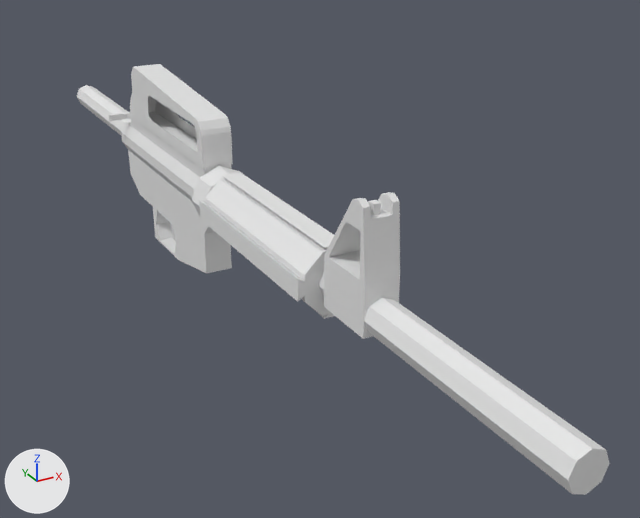
Two versions of the Blender file game_objects/items/weapons/fic_rifles/s5/s5.blend, one commit apart.
Both versions are drawn from a 50 mm camera at (-0.266, -0.708, 0.25) aimed at (0.072, -0.093, -0.057). The lights are fixed; the arrows at lower left show +X, +Y and +Z.

Objects in the first picture: 'Cube', 'Reciever', 'S5', 'handguard', 'sights'.
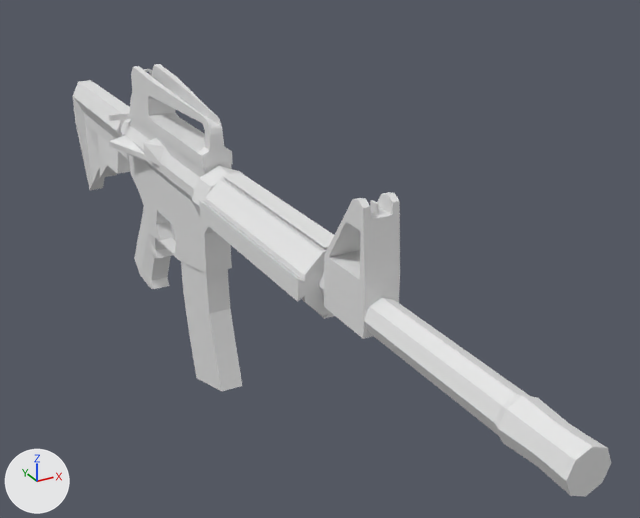
The change, as a diff of the scene's bpy script:
```diff
--- a/game_objects/items/weapons/fic_rifles/s5/s5.blend.py
+++ b/game_objects/items/weapons/fic_rifles/s5/s5.blend.py
@@ me_cylinder @@
 # used by ob_s5; location = (0.0, -0.0581, 0.0); rotation_euler = (1.571, 0.0, 0.0), in degrees (90, 0, 0)
-me_cylinder.from_pydata(...)  # 16 vertices, 10 faces; spans x -0.013..0.013, y -0.013..0.013, z -0.419..0.419
+me_cylinder.from_pydata(...)  # 40 vertices, 34 faces; spans x -0.014..0.014, y -0.014..0.014, z -0.419..0.419
+# me_cylinder part 1
+# 8 faces are deleted
+# 8 vertices move from x -0.013..0.013, y -0.013..0.013, z 0.419 to x -0.014..0.014, y -0.014..0.014, z 0.419
+# 16 vertices are added at x -0.014..0.014, y -0.014..0.014, z 0.372..0.396
+# 8 new vertices lie (0.0, 0.0, 0.787) away from vertices in x -0.013..0.013, y -0.013..0.013, z -0.419
+# 32 new faces join them
@@ me_cube_003 @@
 # used by ob_reciever; location = (0.0, 0.0, 0.0)
-me_cube_003.from_pydata(...)  # 212 vertices, 203 faces; spans x -0.032..0.032, y -0.075..0.167, z -0.089..0.026
+me_cube_003.from_pydata(...)  # 416 vertices, 407 faces; spans x -0.035..0.032, y -0.075..0.167, z -0.089..0.026
+# me_cube_003 part 2: 1 vertex removed from x -0.018, y 0.135, z -0.006; 205 vertices added at x -0.035..0.032, y -0.048..0.167, z -0.03..0.026
@@ me_cube @@
 # used by ob_cube; location = (0.0, 0.0, 0.0)
-me_cube.from_pydata(...)  # 56 vertices, 46 faces; spans x -0.013..0.013, y -0.048..0.147, z 0.024..0.078
+me_cube.from_pydata(...)  # 228 vertices, 221 faces; spans x -0.013..0.013, y -0.048..0.147, z 0.024..0.078
+# me_cube part 3: 2 vertices moved from x -0.013..0.013, y -0.035, z 0.057 to x -0.006..0.006, y -0.035, z 0.057; 14 vertices removed from x -0.013..0.013, y -0.048..-0.028, z 0.052..0.065; 186 vertices added at x -0.013..0.013, y -0.048..0.147, z 0.024..0.078
@@ me_cube_006 @@
+me_cube_006.from_pydata(...)  # 20 vertices, 18 faces; spans x -0.01..0.01, y -0.057..0.031, z -0.125..0.06
@@ me_cube_005 @@
+me_cube_005.from_pydata(...)  # 74 vertices, 72 faces; spans x -0.0119..0.0119, y -0.05..0.0434, z -0.0577..0.05
@@ me_cube_001 @@
+me_cube_001.from_pydata(...)  # 96 vertices, 95 faces; spans x -0.017..0.017, y -0.04..0.139, z -0.089..0.05
@@ ob_magazine @@
+ob_magazine = bpy.data.objects.new('magazine', me_cube_006)
+ob_magazine.location = (0.0, 0.0, -0.0807)
@@ ob_grip @@
+ob_grip = bpy.data.objects.new('grip', me_cube_005)
+ob_grip.location = (0.0, 0.1495, -0.1062)
@@ ob_stock @@
+ob_stock = bpy.data.objects.new('stock', me_cube_001)
+ob_stock.location = (0.0, 0.2266, -0.0332)
```

Location of each change, (x1, y1, x2, y2) in pixels of the pictures (640 x 518 px):
'S5', reshaped
    before: (77, 85, 610, 495)
    after: (120, 119, 611, 496)
'magazine', added
    after: (181, 262, 242, 391)
'stock', added
    after: (72, 80, 130, 190)
'grip', added
    after: (134, 195, 173, 289)
part 2 of me_cube_003, built on
    before: (121, 132, 172, 185)
    after: (108, 114, 232, 201)
part 3 of me_cube, built on
    before: (150, 77, 232, 156)
    after: (137, 64, 232, 159)
